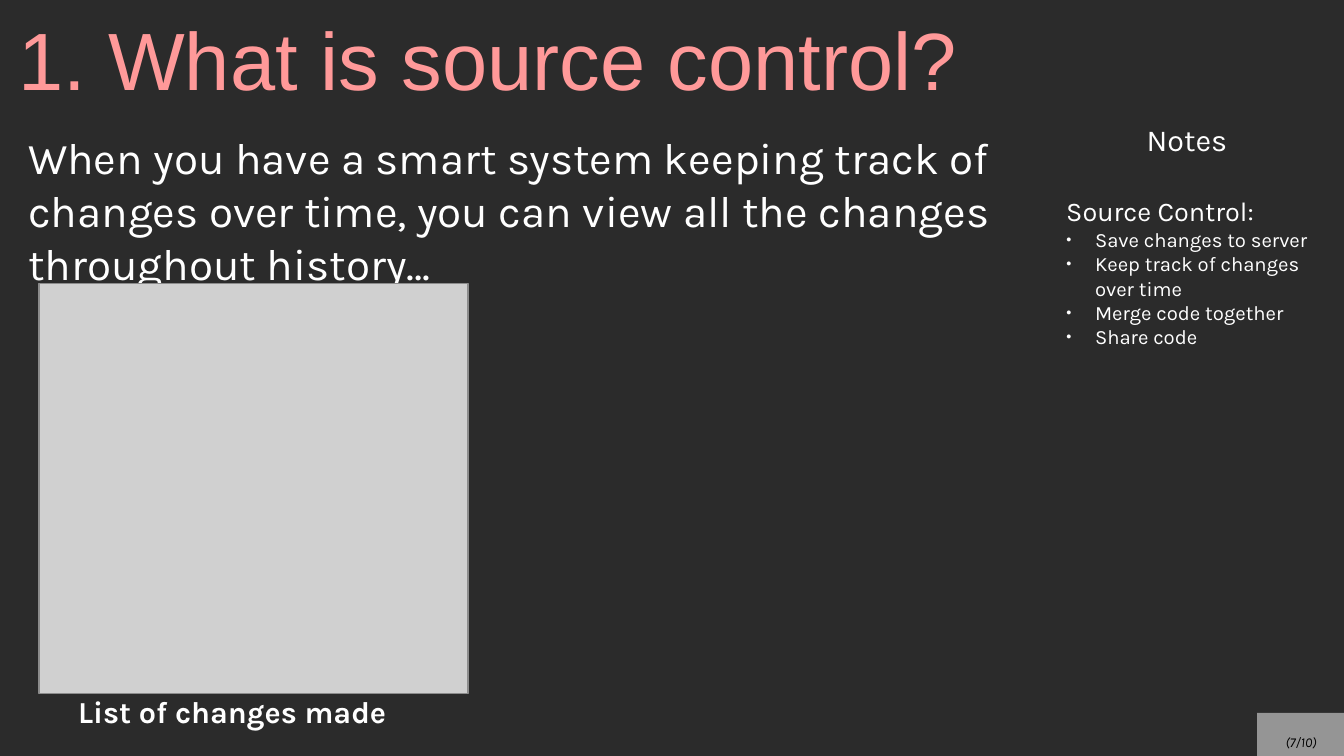
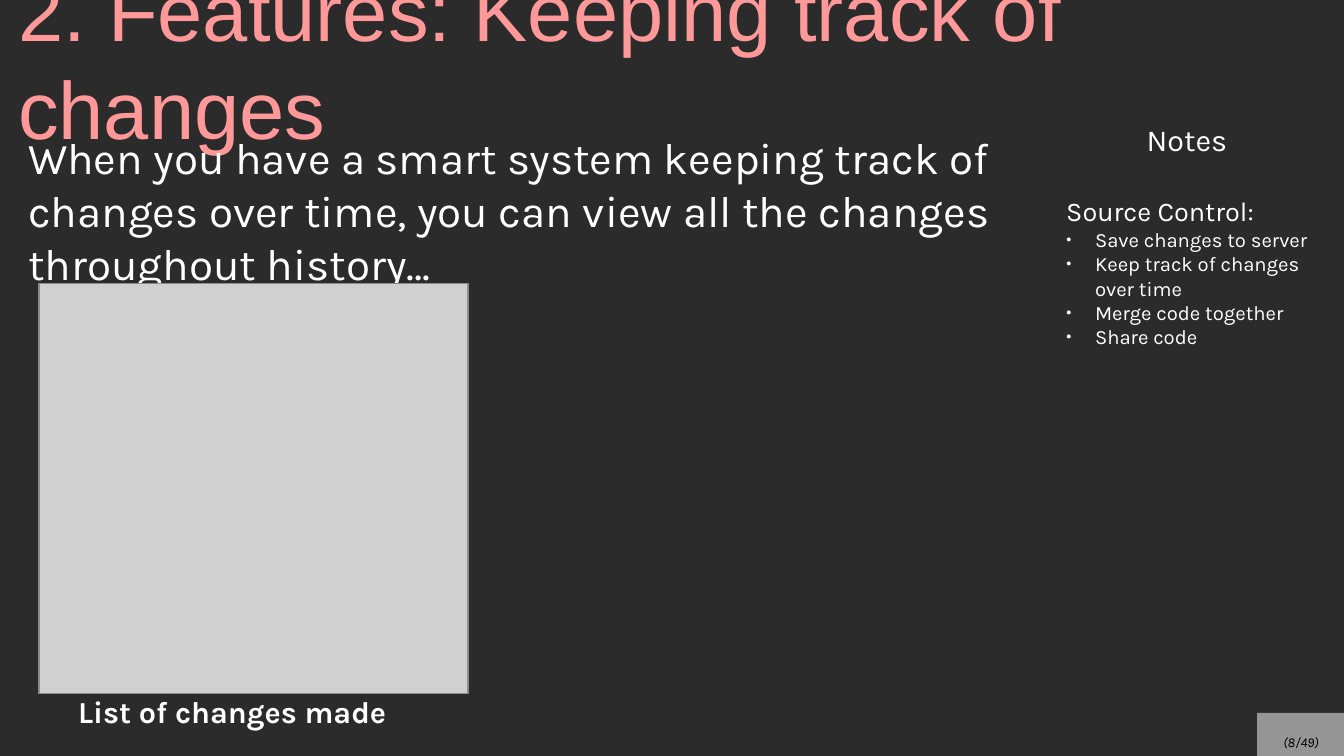
Before and after one commit to mariamhabib/CS250-Data-Structures, a slide deck: slide 8 of Lectures/Slides/Git and Source Control.odp (slide 7 before the commit). Drawn at 1344x756 pixels with LibreOffice and Linux fonts; fonts in the diff are those of the drawing; grey boxes stand for pictures; background and template pictures are left out; a plain dark background stands for a picture behind light text. Boxes give left, top, right and bottom in pixels: in the first picture for what was removed or moved away, otherwise in the second. Text is boxed around its words. In the diff, an @@ line names an element or a change of style, - is before the commit and + after.

Commit message:
Source Control repository

```diff
--- a/Lectures/Slides/Git and Source Control.odp
+++ b/Lectures/Slides/Git and Source Control.odp
@@ title at (x1=18, y1=0, x2=1061, y2=154): text changed @@
-1. What is source control?
+2. Features: Keeping track of changes
@@ page number at (x1=1283, y1=737, x2=1318, y2=749): text changed @@
-(7/10)
+(8/49)
```
Also in this commit, not shown: 2 other slides changed, 42 slides added, 3 slides removed, 1 other file.
